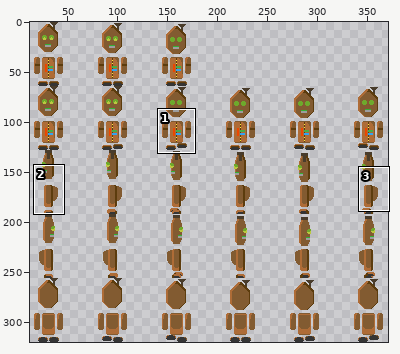
A pixel-art file gets an edit: Data/__RAW/actors/player.ase. Above, an overview of the earlier version with the close-up marked.
Close-up. As it was:
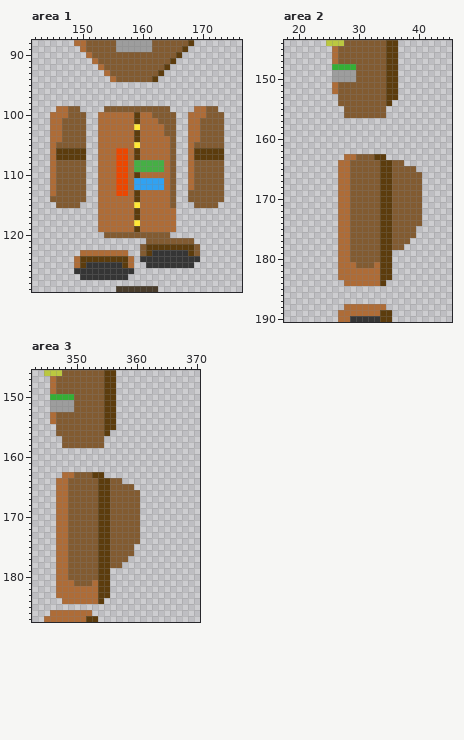
384x320 pixels, 1 frame. Shown: area 1: x 142..176, y 88..129; area 2: x 18..45, y 144..190; area 3: x 343..370, y 146..187. The wide view leaves out empty margins. The commit also changed other parts of the picture, which this record leaves out.
And afterwards:
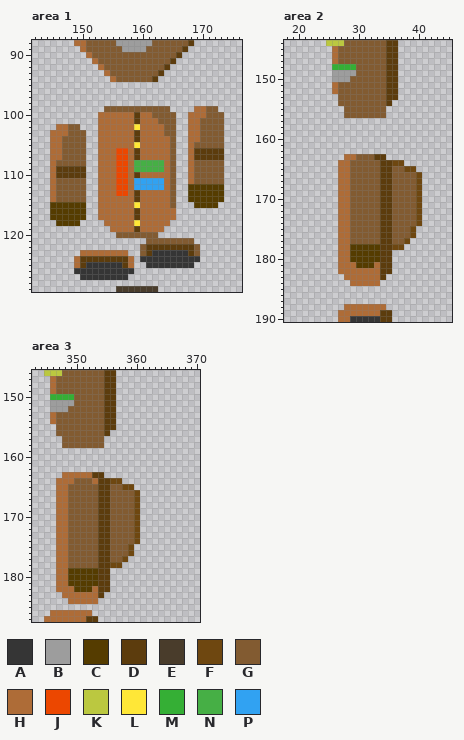
Palette (. is transparent): A #353535  B #9d9d9d  C #553c00  D #5c3c0d  E #493c2b  F #6e4710  G #825b31  H #ae6c37  J #ec4700  K #bbc840  L #ffe737  M #35af35  N #46af45  P #31a2f2
The exact change:
Area 1:
y 89: x 156 B -> G; x 161 B -> G
y 99: x 146..149 HHGG -> ....
y 100: x 145..150 HHHGGG -> ......
y 101: x 145..150 HHGGGG -> ......
y 102: x 145 H -> .; x 147 G -> H; x 150 G -> .
y 103: x 147 G -> H
y 105: x 146 G -> H
y 106..107: x 146..150 DDDDD -> HGGGG
y 109..110: x 146..150 GGGGG -> DDDDD
y 112: x 168..173 HGGGGG -> CCCCCC
y 113: x 168..173 GGGGGG -> CCCCCC
y 114: x 145 G -> H; x 168..173 GGGGGG -> CCCCCC
y 115: x 145..150 .GGGG. -> CCCCCC; x 169..172 GGGG -> CCCC
y 116..117: x 145..150 ...... -> CCCCCC
y 118: x 146..149 .... -> CCCC; x 153 H -> .; x 165 H -> .
y 119: x 153..154 HH -> ..; x 164..165 HH -> ..
y 120: x 154..155 GG -> ..; x 163..164 GG -> ..
Area 2:
y 150: x 29 B -> G
y 164: x 36..37 GG -> FF
y 165: x 38..39 GG -> FF
y 166..174: x 40 G -> F
y 175..176: x 39 G -> F
y 177: x 38 G -> F
y 178: x 29..33 GGGGG -> CCCCC; x 36..37 GG -> FF
y 179..180: x 29..33 GGGGG -> CCCCC
y 181: x 30..32 GGG -> CCC
y 183: x 27 H -> .; x 35 D -> .
y 184: x 28 H -> .; x 34 D -> .
Area 3:
y 152: x 349 B -> G
y 163: x 350..352 GGG -> HHH
y 164: x 349 G -> H; x 353 G -> H; x 356..357 GG -> FF
y 165: x 358..359 GG -> FF
y 166..174: x 360 G -> F
y 175..176: x 359 G -> F
y 177: x 358 G -> F
y 178: x 356..357 GG -> FF
y 179..180: x 349..353 GGGGG -> CCCCC
y 181: x 349..353 HGGGH -> CCCCC
y 182: x 350..352 HHH -> CCC
y 183: x 347 H -> .; x 355 D -> .
y 184: x 348 H -> .; x 354 D -> .
